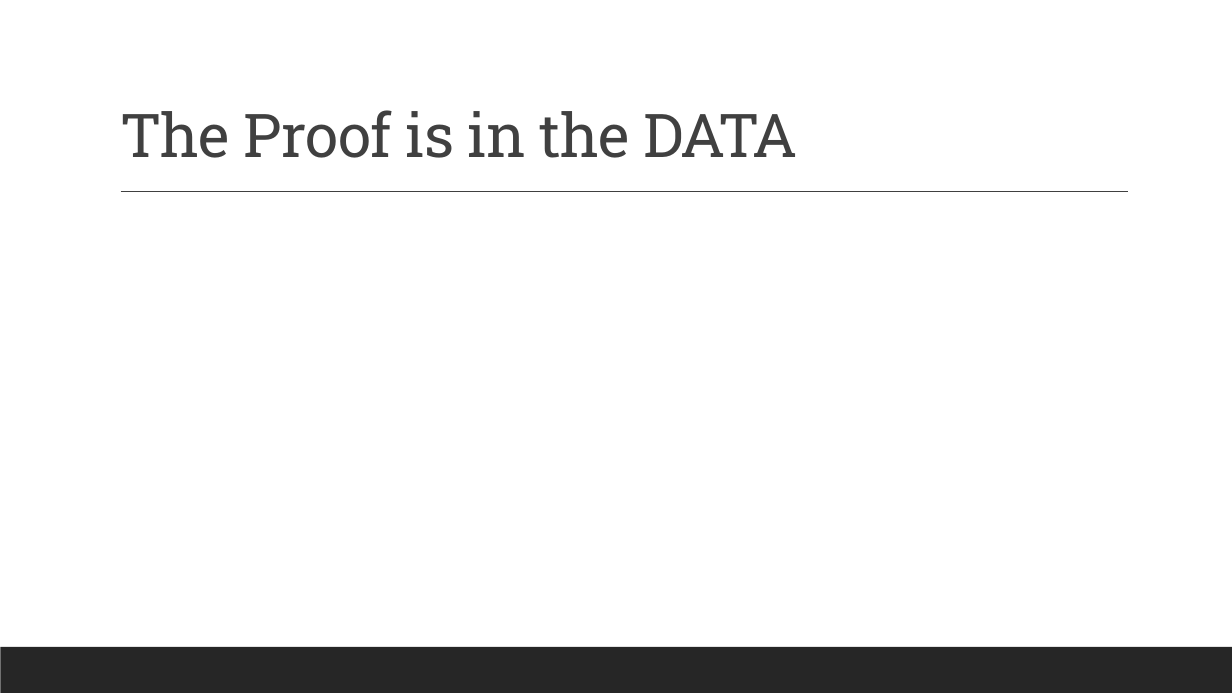
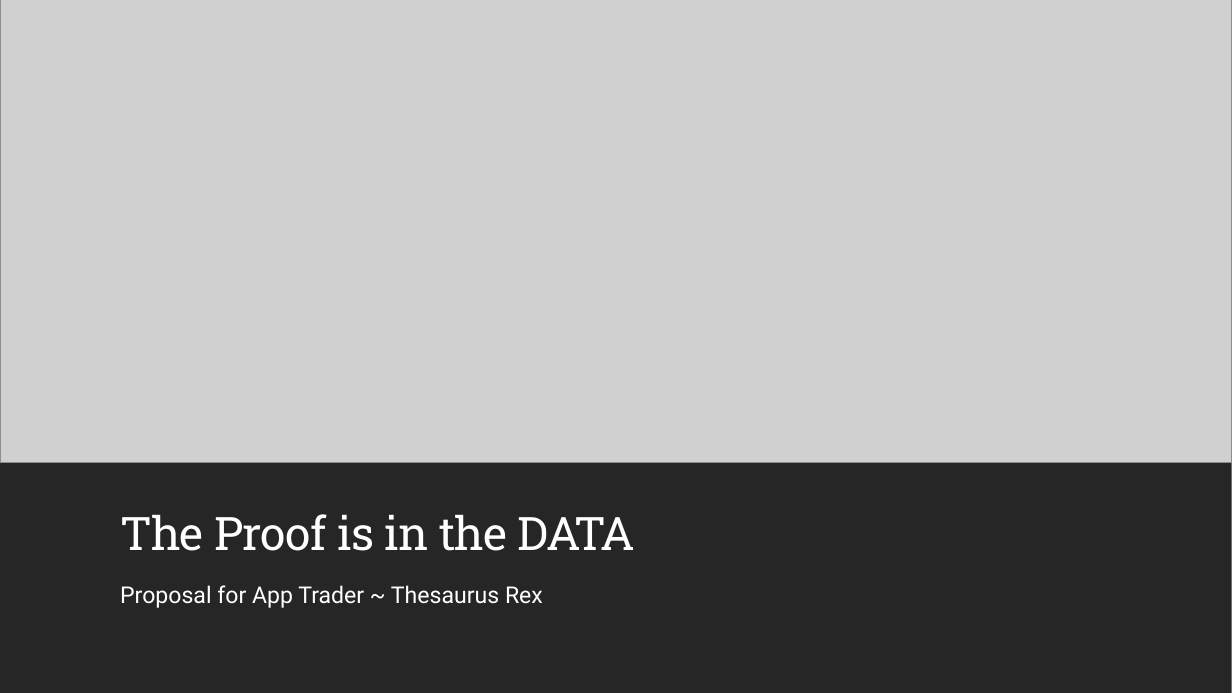
Before and after one commit to robertlanier/app-trader, a slide deck: slide 6 of presentation/app_trader_proposal.pptx. Drawn at 1232x693 pixels with LibreOffice and Linux fonts; fonts in the diff are those of the drawing; grey boxes stand for pictures. Boxes give left, top, right and bottom in pixels: in the first picture for what was removed or moved away, otherwise in the second. Text is boxed around its words. In the diff, an @@ line names an element or a change of style, - is before the commit and + after.

Commit message:
Updated proposal - RL

```diff
--- a/presentation/app_trader_proposal.pptx
+++ b/presentation/app_trader_proposal.pptx
@@ picture added at (x1=0, y1=0, x2=1232, y2=463) @@
@@ line removed from (121, 192) to (1128, 192) @@
@@ rectangle resized from (x1=0, y1=647, x2=1232, y2=693) to (x1=0, y1=463, x2=1232, y2=693) @@
@@ title "The Proof is in the ..." moved from (x1=120, y1=110, x2=798, y2=158) to (x1=120, y1=514, x2=635, y2=551) @@
@@ title "The Proof is in the ..." at (x1=120, y1=514, x2=635, y2=551): size 47 to 36 pt, text colour #404040 to #FFFFFF @@
@@ text added at (x1=120, y1=585, x2=543, y2=608), 18 pt, text #FFFFFF @@
+Proposal for App Trader ~ Thesaurus Rex
```
Also in this commit, not shown: 2 other slides changed, 5 slides added, 1 slide removed.
